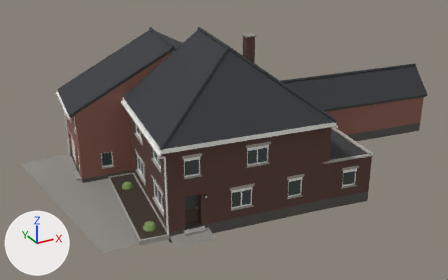
One commit to the glTF model web/public/models/vh_seventies.glb: the scene before it, then after it.
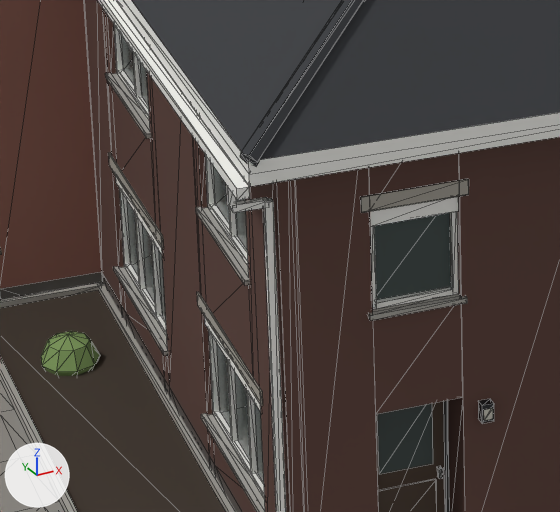
The first picture shows the older version from a camera (50 mm lens) standing at (-12.7, -33.1, 19.8) and looking at (6.7, 2.3, 2.1). The close-ups show the older and then the newer version on the part from 26% to 49% of the width and 43% to 77% of the height of that picture. Only the edits that show in the close-ups are written down. The lights are fixed; the arrows at lower left show +X, +Y and +Z. The close-ups show mesh edges as thin lines. Where no turn or scale is listed for an object, it has been applied to the vertices.

Objects in the first close-up: 'vh_brick', 'vh_brick2', 'vh_frames_small', 'vh_glass', 'vh_hedge', 'vh_paving', 'vh_roof', 'vh_stone', 'vh_trim' and 1 more.
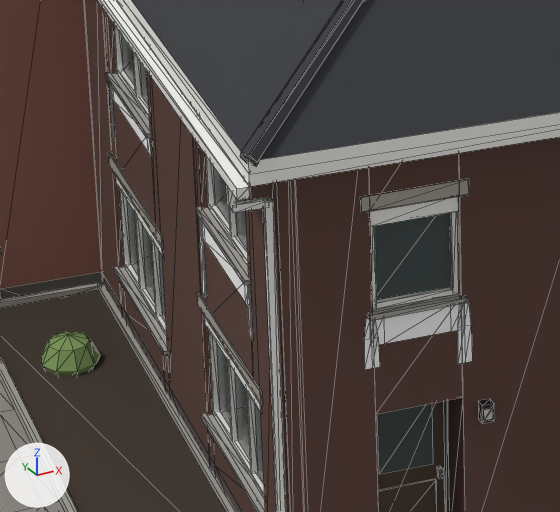
What differs and where, as boxes [x1, y1, x2, y2] in the close-ups (560 x 512 px):
'vh_streaks_small', added
    after: [109, 83, 472, 370]

What changed in the scene script:
```text
Add mat_vh_streaks_small:
    mat_vh_streaks_small = bpy.data.materials.new('vh_streaks_small')
    mat_vh_streaks_small.use_nodes = True; mat_vh_streaks_small.node_tree.nodes.clear()
    _N = mat_vh_streaks_small.node_tree.nodes; _L = mat_vh_streaks_small.node_tree.links
    n0 = _N.new('ShaderNodeBsdfPrincipled'); n0.name = 'Principled BSDF'
    n0.inputs[2].default_value = 0.88  # 'Roughness'
    n1 = _N.new('ShaderNodeOutputMaterial'); n1.name = 'Material Output'
    n2 = _N.new('ShaderNodeVertexColor'); n2.name = 'Color Attribute'
    _L.new(n0.outputs[0], n1.inputs[0])  # 'BSDF' to 'Surface'
    _L.new(n2.outputs[0], n0.inputs[0])  # 'Color' to 'Base Color'
Add me_vh_streaks_small:
    me_vh_streaks_small.from_pydata(...)  # 234 vertices, 198 faces; spans x -2.92..10.37, y -5.07..9.28, z 2.35..3.59
    me_vh_streaks_small.materials.append(mat_vh_streaks_small)
Add ob_vh_streaks_small:
    ob_vh_streaks_small = bpy.data.objects.new('vh_streaks_small', me_vh_streaks_small)
    ob_vh_streaks_small.location = (0.0, 0.0, 0.0)
```
